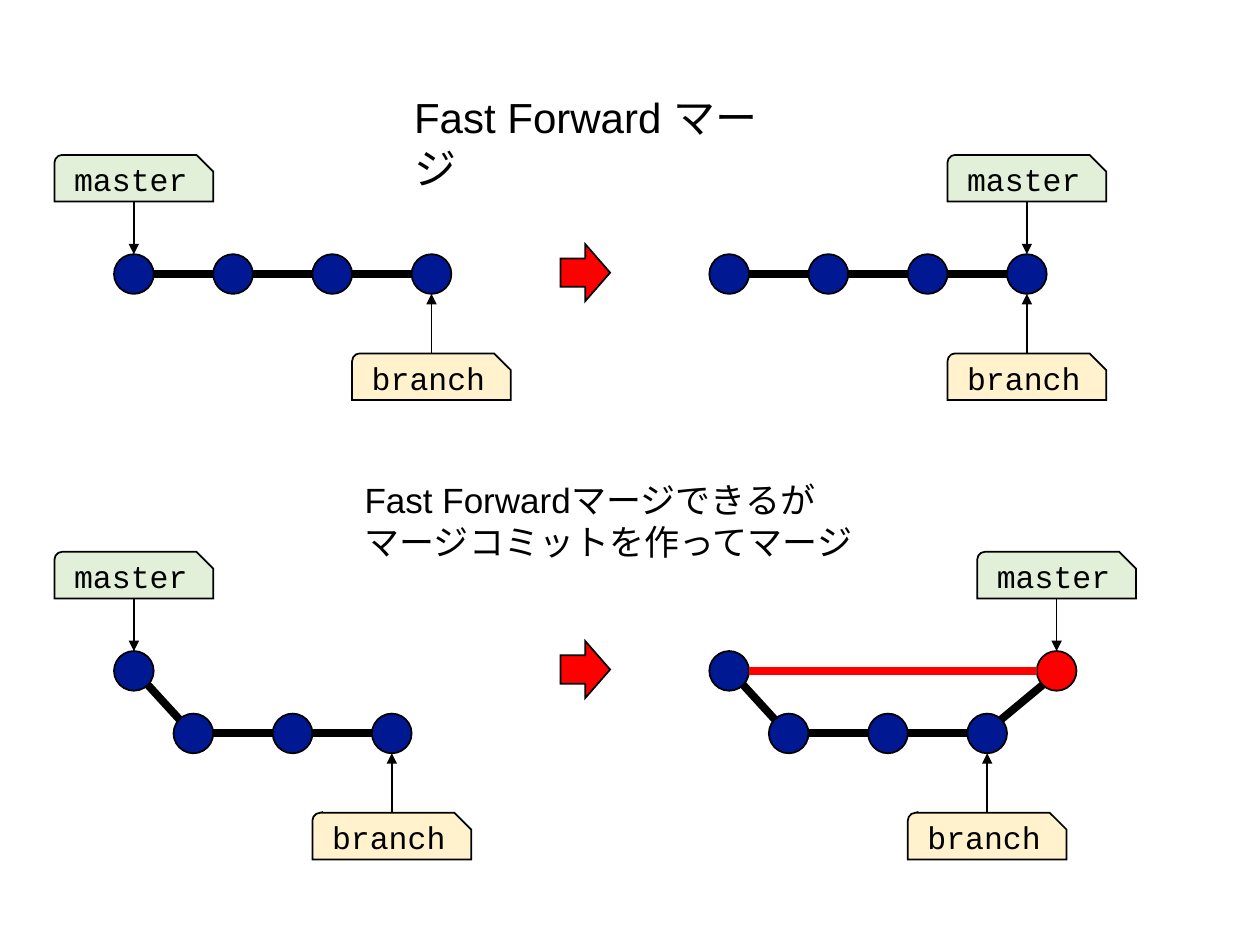
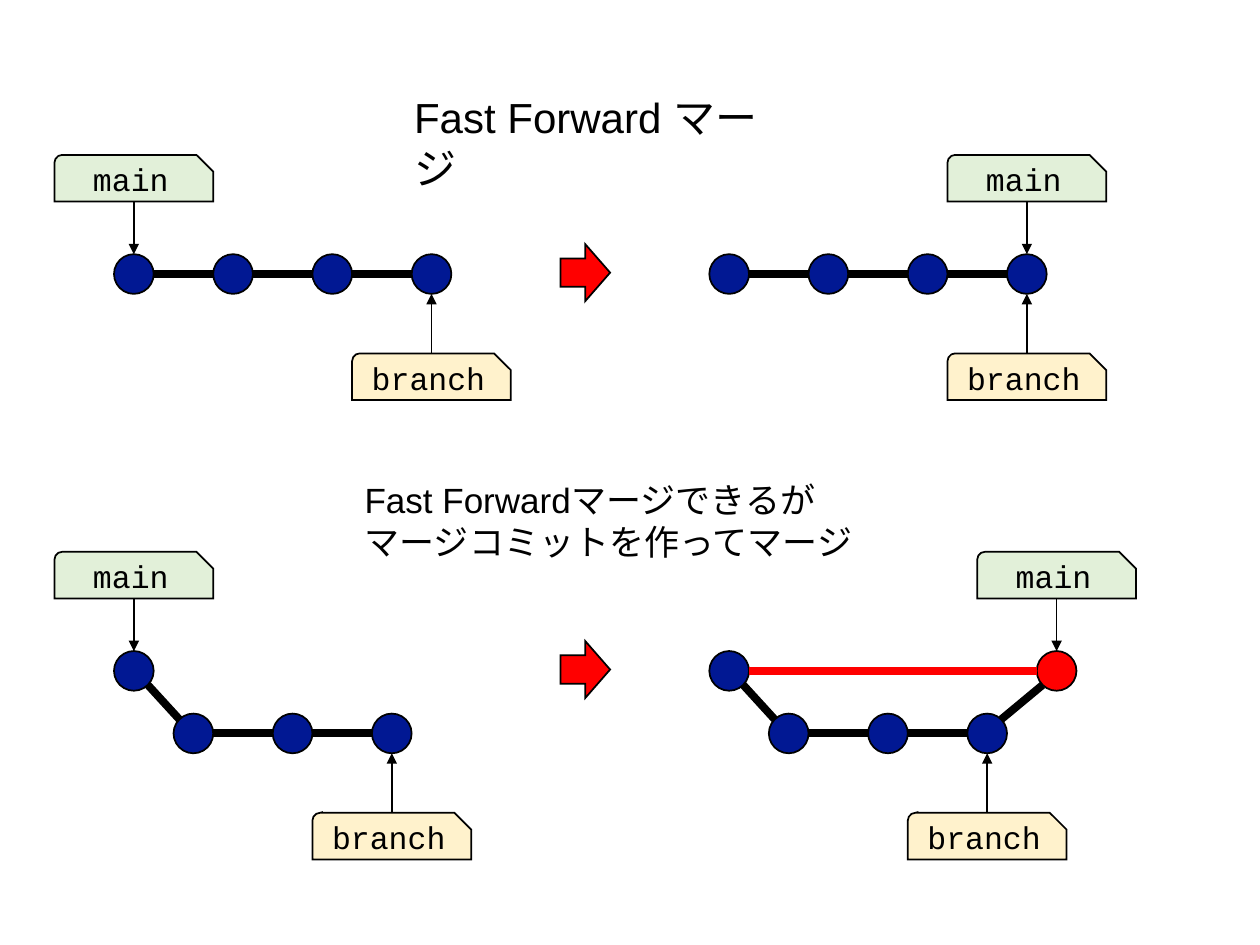
Before and after one commit to kaityo256/github, a slide deck: slide 2 of branch/fig/fig.pptx. Drawn at 1260x945 pixels with LibreOffice and Linux fonts; fonts in the diff are those of the drawing. Boxes give left, top, right and bottom in pixels: in the first picture for what was removed or moved away, otherwise in the second. Text is boxed around its words. In the diff, an @@ line names an element or a change of style, - is before the commit and + after.

```diff
--- a/branch/fig/fig.pptx
+++ b/branch/fig/fig.pptx
@@ text in snip round rect at [93,169,169,201]: text changed @@
-master
+main
@@ text in snip round rect at [986,169,1062,201]: text changed @@
-master
+main
@@ text in snip round rect at [93,566,169,598]: text changed @@
-master
+main
@@ text in snip round rect at [1016,566,1092,598]: text changed @@
-master
+main
```
Also in this commit, not shown: 17 other slides changed, 8 slides added, 1 other file.
